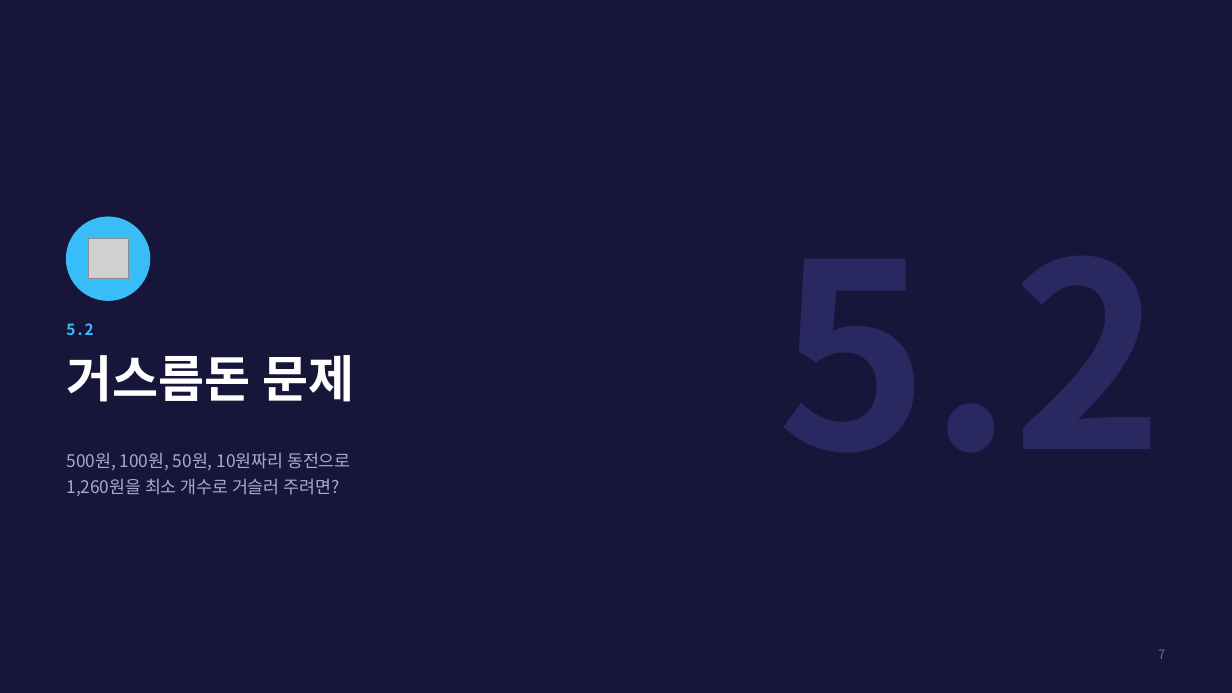
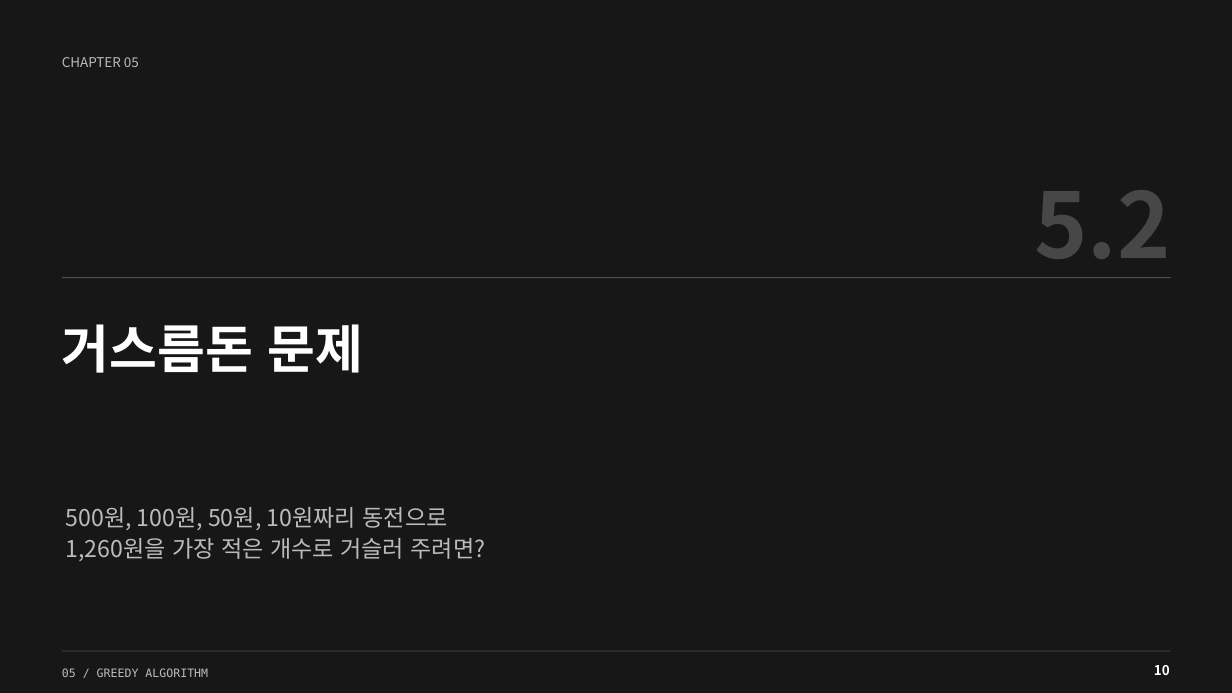
Before and after one commit to Sangdon-Park/Sangdon-Park.github.io, a slide deck: slide 10 of data/알고리즘/5장_그리디_알고리즘.pptx (slide 7 before the commit). Drawn at 1232x693 pixels with LibreOffice and Linux fonts; fonts in the diff are those of the drawing; grey boxes stand for pictures. Boxes give left, top, right and bottom in pixels: in the first picture for what was removed or moved away, otherwise in the second. Text is boxed around its words. In the diff, an @@ line names an element or a change of style, - is before the commit and + after.

```diff
--- a/data/알고리즘/5장_그리디_알고리즘.pptx
+++ b/data/알고리즘/5장_그리디_알고리즘.pptx
@@ background #17163A to #171717 @@
@@ text added at [62, 57, 139, 67], 10.5 pt, text #BBBBBB @@
+CHAPTER 05
@@ text "5.2": place and size @@
-text "5.2" at [66, 323, 93, 335]
+text "5.2" at [1035, 190, 1171, 278]
@@ text "5.2" at [1035, 190, 1171, 278]: size 12 to 70.5 pt, text colour #38BDF8 to #474747, letter spacing 1.6 to 0 pt; alignment left to right; vertical alignment middle to top @@
@@ ellipse removed at [67, 217, 150, 300] @@
@@ picture removed at [88, 238, 128, 278] @@
@@ rectangle added at [62, 277, 1171, 278], fill #505050 @@
@@ text "거스름돈 문제": place and size @@
-text "거스름돈 문제" at [66, 355, 354, 402]
+text "거스름돈 문제" at [62, 324, 364, 373]
@@ text "거스름돈 문제" at [62, 324, 364, 373]: size 39 to 40.5 pt @@
@@ text at [66, 507, 448, 530]: size 13.5 to 18 pt, text colour #A9A7D6 to #BBBBBB in "500원, 100원, 50원, 10원짜리 동전으로"; line spacing 1.25 to 1.1 @@
@@ text "500원, 100원, 50원, 10원짜리 동전으로": place and size @@
-text "500원, 100원, 50원, 10원짜리 동전으로" at [66, 452, 351, 496]
+text "500원, 100원, 50원, 10원짜리 동전으로" at [66, 507, 486, 561]
@@ text at [66, 538, 486, 561]: text changed; size 13.5 to 18 pt; text colour #A9A7D6 to #BBBBBB @@
-1,260원을 최소 개수로 거슬러 주려면?
+1,260원을 가장 적은 개수로 거슬러 주려면?
@@ rectangle added at [62, 651, 1171, 652], fill #505050 @@
@@ text removed at [1158, 649, 1165, 659] @@
-7
@@ text added at [62, 668, 208, 677], 9 pt, text #BBBBBB @@
+05 / GREEDY ALGORITHM
@@ text added at [1154, 665, 1170, 675], 10.5 pt, text #FFFFFF, bold @@
+10
```
Also in this commit, not shown: 10 other slides changed, 186 slides added, 59 slides removed, 4 other files.
